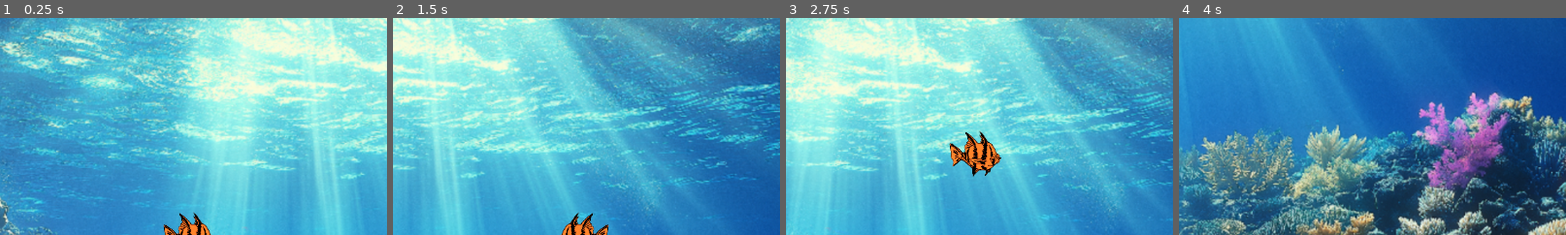
Above: before the commit, frames 1-4 (left to right).
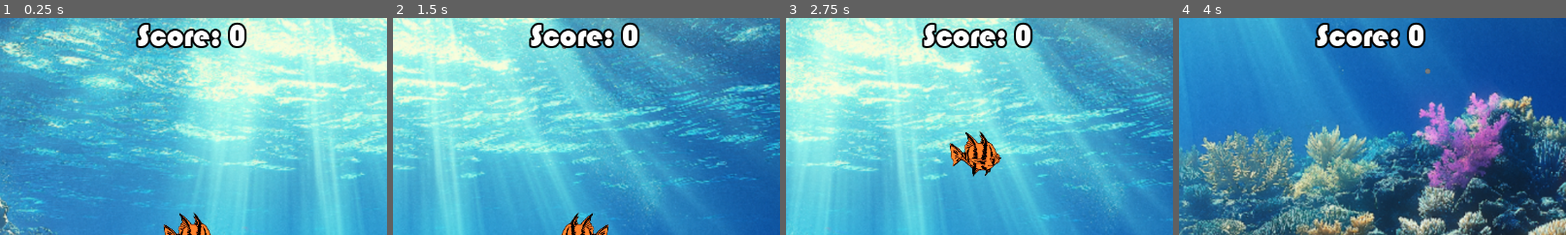
Above: after the commit, the same moments.

Repository: cpbarrett9/fish-game
Game: Godot game, scene res://Scenes/Levels/main.tscn
The game is run twice, just before and just after one commit, with the same random seed, the same clock (stepped at 60 frames per second) and the same inputs.
Inputs (mouse positions are % of the whole screen's width and height, from its top left):
- Up to frame 1 (0.25 s): no input
- Up to frame 2 (1.5 s): move the mouse to (72, 45) at 0.52 s; move the mouse to (30, 55) at 1.27 s
- Up to frame 3 (2.75 s): move the mouse to (60, 28) at 2.02 s
- Up to frame 4 (4 s): move the mouse to (45, 70) at 2.77 s; move the mouse to (80, 65) at 3.52 s
The pictures show only the part of the screen within x 26-75%, y 0-50%; the shares and areas given below are measured in that part.

The runs differ from the first frame. In frame 1, 2.4% of the frame differs, in the area x 35-64%, y 1-15%; in frame 2, 2.4%; in frame 3, 2.4%; in frame 4, 2.4%, in the area x 35-65%, y 1-26%.

Commit message:
score and fish growth

Diff:
--- /dev/null
+++ b/Scenes/Levels/label.gd
@@ -0,0 +1,11 @@
+extends Label
+
+@onready var main_node = get_node("/root/Main")  # Adjust path as needed
+
+func _ready():
+	if main_node:
+		main_node.connect("score_changed", Callable(self, "_on_score_changed"))
+		text = "Score: " + str(main_node.score)
+
+func _on_score_changed(new_score):
+	text = "Score: " + str(new_score)
--- a/Scenes/Levels/main.tscn
+++ b/Scenes/Levels/main.tscn
@@ -6,8 +6,10 @@
 [ext_resource type="Script" uid="uid://bnk3bomgijl2y" path="res://Scripts/npc_fish.gd" id="2_yjsus"]
 [ext_resource type="Shader" uid="uid://0p8kqhjo1si0" path="res://Scenes/Levels/main.gdshader" id="4_tpkgp"]
 [ext_resource type="Texture2D" uid="uid://c5srg1m6v0wvf" path="res://Sprites/sprite_stripedFish.png" id="4_w0lsm"]
-[ext_resource type="PackedScene" uid="uid://b5db7dwugwytt" path="res://Scenes/Objects/npc_fish.tscn" id="5_w0lsm"]
+[ext_resource type="PackedScene" uid="uid://4rhbs285kinv" path="res://Scenes/Objects/npc_fish.tscn" id="5_w0lsm"]
 [ext_resource type="Script" uid="uid://bxgsnit0wmyd4" path="res://Scripts/spawner.gd" id="7_irfg1"]
+[ext_resource type="Script" uid="uid://d3g0bku0be5ur" path="res://Scenes/Levels/label.gd" id="9_5sf7f"]
+[ext_resource type="FontFile" uid="uid://bp0uouxxll3gu" path="res://BAUHS93.TTF" id="9_d8okw"]
 
 [sub_resource type="ShaderMaterial" id="ShaderMaterial_irfg1"]
 shader = ExtResource("4_tpkgp")
@@ -45,6 +47,14 @@
 limit_right = 1696
 limit_bottom = 951
 
+[node name="TextEdit" type="TextEdit" parent="PlayerFish/Camera2D"]
+offset_left = -31.0
+offset_top = -286.0
+offset_right = -23.0
+offset_bottom = -278.0
+text = "Score:"
+editable = false
+
 [node name="NPC_Fish" type="Area2D" parent="."]
 position = Vector2(350, 400)
 script = ExtResource("2_yjsus")
@@ -54,3 +64,22 @@
 
 [node name="NPC_Fish2" parent="." instance=ExtResource("5_w0lsm")]
 position = Vector2(143, 373)
+
+[node name="CanvasLayer" type="CanvasLayer" parent="."]
+
+[node name="ScoreLabel" type="Label" parent="CanvasLayer"]
+offset_left = 498.0
+offset_top = 1.0
+offset_right = 639.0
+offset_bottom = 66.0
+theme_override_colors/font_shadow_color = Color(0, 0, 0, 1)
+theme_override_colors/font_outline_color = Color(0, 0, 0, 1)
+theme_override_constants/shadow_offset_x = 1
+theme_override_constants/shadow_offset_y = 1
+theme_override_constants/outline_size = 12
+theme_override_constants/shadow_outline_size = 1
+theme_override_fonts/font = ExtResource("9_d8okw")
+theme_override_font_sizes/font_size = 45
+text = "Score: "
+horizontal_alignment = 1
+script = ExtResource("9_5sf7f")
--- a/Scripts/main.gd
+++ b/Scripts/main.gd
@@ -1,6 +1,7 @@
 extends Node2D
 
 var score: int = 0
+var playerSize: int = 1
 
 
 # Called when the node enters the scene tree for the first time.
@@ -11,3 +12,22 @@
 # Called every frame. 'delta' is the elapsed time since the previous frame.
 func _process(delta: float) -> void:
 	pass
+
+
+func getScore() -> int:
+	return score
+
+func getSize() -> int:
+	return playerSize
+
+func setSize(newSize: int) -> void:
+	playerSize = newSize
+
+func incrementSize() -> void:
+	playerSize = playerSize + 1
+
+
+signal score_changed(new_score)
+func set_score(value):
+	score = value
+	emit_signal("score_changed", score)
--- a/Scripts/player_fish.gd
+++ b/Scripts/player_fish.gd
@@ -23,3 +23,47 @@
 		sprite.flip_h = true   # face left
 	else:
 		sprite.flip_h = false  # face right
+
+	var node_main: Node = get_node("/root/Main")
+
+
+	if node_main.getScore() >= 20 && node_main.getScore() < 60:
+		growSize(1.2, 1.2)
+		node_main.incrementSize
+	if node_main.getScore() >= 40:
+		growSize(1.4, 1.4)
+		node_main.incrementSize
+	if node_main.getScore() >= 60:
+		growSize(1.6, 1.6)
+		node_main.incrementSize
+	if node_main.getScore() >= 80:
+		growSize(1.8, 1.8)
+		node_main.incrementSize
+	if node_main.getScore() >= 100:
+		growSize(2, 2)
+		node_main.incrementSize
+	if node_main.getScore() >= 150:
+		growSize(2.3, 2.3)
+		node_main.incrementSize
+	if node_main.getScore() >= 200:
+		growSize(2.6, 2.6)
+		node_main.incrementSize
+	if node_main.getScore() >= 250:
+		growSize(3, 3)
+		node_main.incrementSize
+	#if node_main.getScore() >= 1000:
+		#growSize()
+		#node_main.incrementSize
+	#if node_main.getScore() >= 1000:
+		#growSize()
+		#node_main.incrementSize
+	#if node_main.getScore() >= 1000:
+		#growSize()
+		#node_main.incrementSize
+	#if node_main.getScore() >= 1000:
+		#growSize()
+		#node_main.incrementSize
+
+
+func growSize(x: float, y: float):
+	scale = Vector2(x, y)  # Doubles the size instantly
Binary file added: BAUHS93.TTF
Not shown, added: BAUHS93.TTF.import
Not shown, added: Scenes/Levels/label.gd.uid
Not shown: 1 places in Scenes/Levels/main.tscn that only renumber resources
